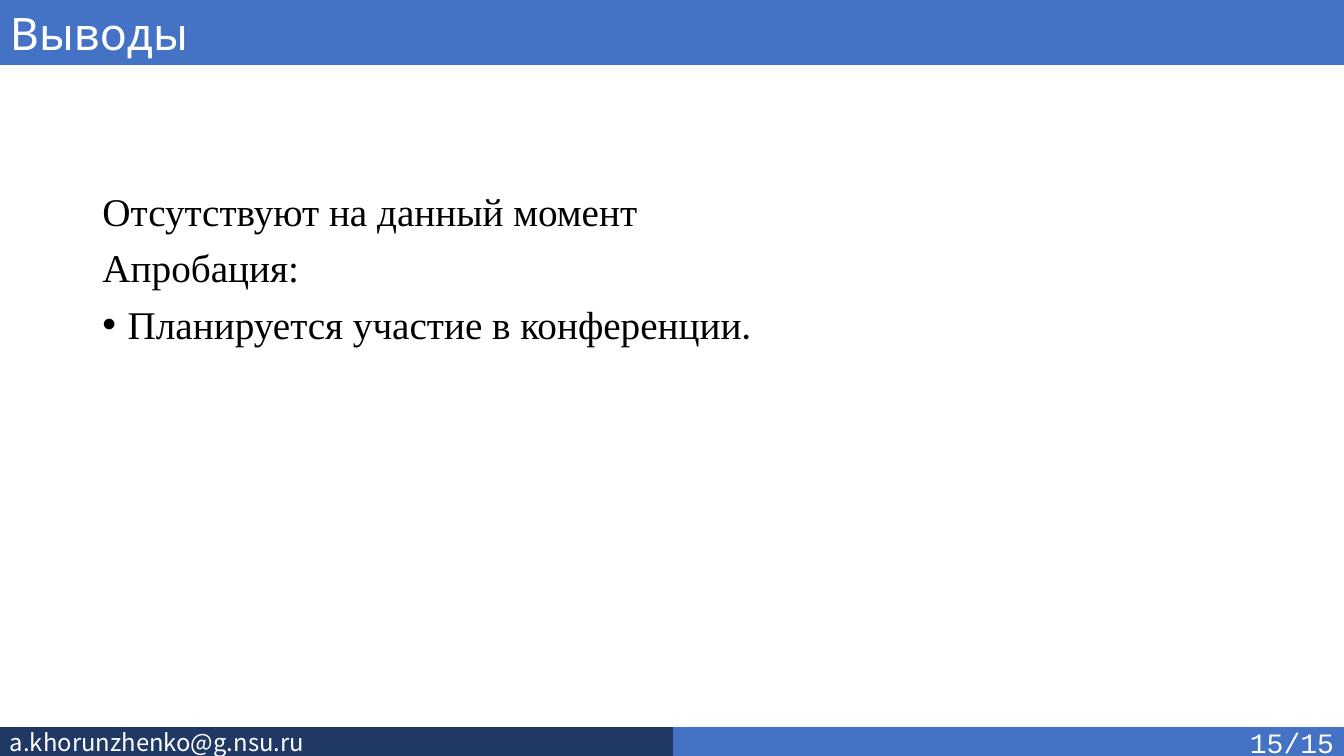
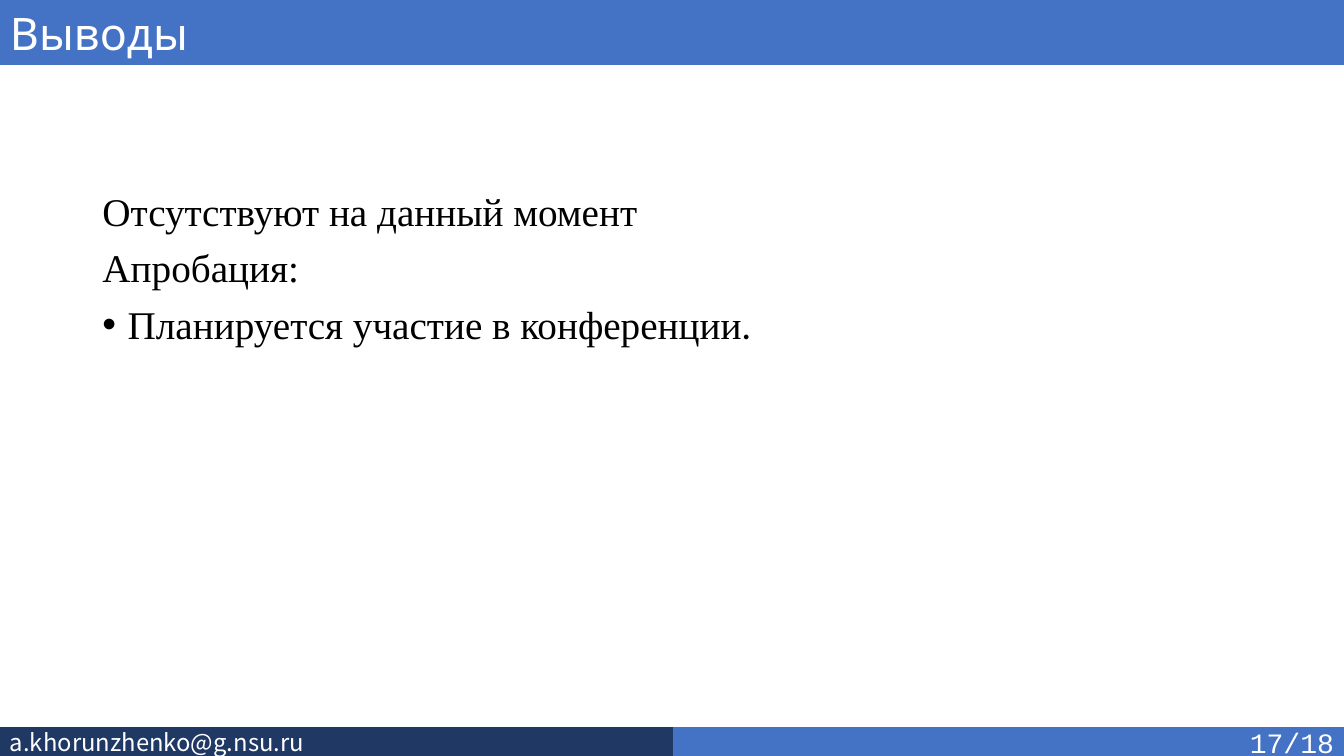
Before and after one commit to SkivHisink/MasterWork, a slide deck: slide 19 of Text/Хорунженко_презентация_3_сем.pptx (slide 17 before the commit). Drawn at 1344x756 pixels with LibreOffice and Linux fonts; fonts in the diff are those of the drawing. Boxes give left, top, right and bottom in pixels: in the first picture for what was removed or moved away, otherwise in the second. Text is boxed around its words. In the diff, an @@ line names an element or a change of style, - is before the commit and + after.

```diff
--- a/Text/Хорунженко_презентация_3_сем.pptx
+++ b/Text/Хорунженко_презентация_3_сем.pptx
@@ text in rectangle at [1250,733,1334,754]: text changed @@
-15/15
+17/18
@@ text removed at [1307,724,1333,751] @@
-12
```
Also in this commit, not shown: 15 other slides changed, 3 slides added, 1 other file.
